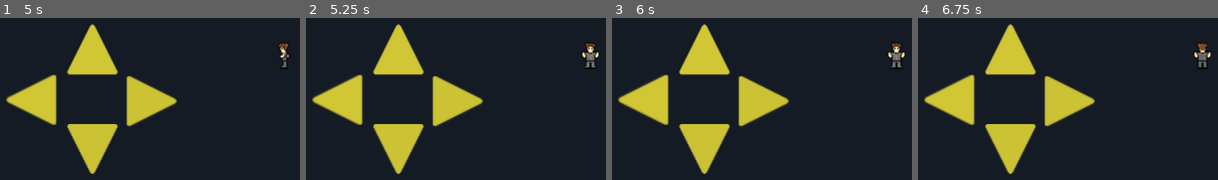
Above: before the commit, frames 1-4 (left to right).
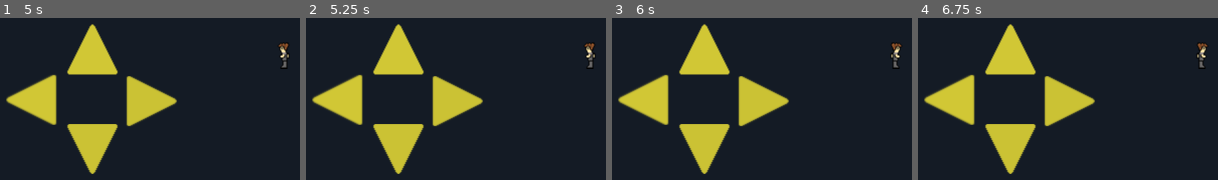
Above: after the commit, the same moments.

Repository: Car092/Godotio
Game: Godot game, scene res://troll.tscn
Same seed, same stepped clock (60 frames per second), same inputs: the game is played once before the commit and once after it. This scene is started directly instead of the project's main scene.
Inputs:
- Up to frame 1 (5 s): tap Enter at 0.5, 2, 3.5 s; hold Right (move_right) 0.53-1.28 s; tap Space at 1.25, 2.75, 4.25 s; hold Down (move_down) 1.28-2.03 s; hold Right (move_right) 2.03-2.78 s; hold Up (move_up) 2.78-3.53 s; hold Left (move_left) from 3.53 s (still down)
- Up to frame 2 (5.25 s): release Left (move_left) at 5.03 s; hold Down (move_down) from 5.03 s (still down)
- Up to frame 3 (6 s): release Down (move_down) at 5.78 s; hold Right (move_right) from 5.78 s (still down)
- Up to frame 4 (6.75 s): release Right (move_right) at 6.53 s; hold Up (move_up) from 6.53 s (still down)

Frame 1 is identical in both runs. In frame 2, 0.4% of the frame differs, in the area x 92-98%, y 15-32%; in frame 3, 0.4%; in frame 4, 0.4%.

Commit message:
refactoring arrow movement in troll.gd. Adding code for click navigation

Diff:
--- /dev/null
+++ b/AStar2d_diag.gd
@@ -0,0 +1,23 @@
+extends AStar2D
+
+
+# Declare member variables here. Examples:
+# var a = 2
+# var b = "text"
+
+
+# Called when the node enters the scene tree for the first time.
+func _ready():
+	pass # Replace with function body.
+
+func _compute_cost(from_id, to_id):
+	var from_point = get_point_position(from_id)
+	var to_point = get_point_position(to_id)
+	var distance = from_point.distance_to(to_point)
+	if distance > 32:
+		distance *= 1.5
+
+	return distance
+# Called every frame. 'delta' is the elapsed time since the previous frame.
+#func _process(delta):
+#	pass
--- /dev/null
+++ b/TileMap.gd
@@ -0,0 +1,71 @@
+extends TileMap
+
+var astar = load("res://AStar2d_diag.gd").new()
+# Declare member variables here. Examples:
+# var a = 2
+# var b = "text"
+
+
+# Called when the node enters the scene tree for the first time.
+func _ready():
+	var id = 0
+	for cell in get_used_cells():
+		astar.add_point(id, map_to_world(cell) + Vector2(16, 16))
+		id += 1
+	id = 0
+	for cell in get_used_cells():
+		var top_cell_coords = cell + Vector2(0, -1)
+		var top_cell_tile = get_cell(top_cell_coords[0], top_cell_coords[1])
+		var left_cell_coords = cell + Vector2(-1, 0)
+		var left_cell_tile = get_cell(left_cell_coords[0], left_cell_coords[1])
+		var bottom_cell_coords = cell + Vector2(0, 1)
+		var bottom_cell_tile = get_cell(bottom_cell_coords[0], bottom_cell_coords[1])
+		var right_cell_coords = cell + Vector2(1, 0)
+		var right_cell_tile = get_cell(right_cell_coords[0], right_cell_coords[1])
+		var top_left_cell_coords = cell + Vector2(-1, -1)
+		var top_left_cell_tile = get_cell(top_left_cell_coords[0], top_left_cell_coords[1])
+		var bottom_left_cell_coords = cell + Vector2(-1, 1)
+		var bottom_left_cell_tile = get_cell(bottom_left_cell_coords[0], bottom_cell_coords[1])
+		var top_right_cell_coords = cell + Vector2(1, -1)
+		var top_right_cell_tile = get_cell(top_right_cell_coords[0], top_right_cell_coords[1])
+		var bottom_right_cell_coords = cell + Vector2(1, 1)
+		var bottom_right_cell_tile = get_cell(bottom_right_cell_coords[0], bottom_right_cell_coords[1])
+
+		if(top_cell_tile > -1):
+			var top_point = astar.get_closest_point(map_to_world(top_cell_coords))
+			if top_point != id && top_point > -1:
+				astar.connect_points(id, top_point)
+		if(left_cell_tile > -1):
+			var left_point = astar.get_closest_point(map_to_world(left_cell_coords))
+			if left_point != id && left_point > -1:
+				astar.connect_points(id, left_point)
+		if(bottom_cell_tile > -1):
+			var bottom_point = astar.get_closest_point(map_to_world(bottom_cell_coords))
+			if bottom_point != id && bottom_point > -1:
+				astar.connect_points(id, bottom_point)
+		if(right_cell_tile > -1):
+			var right_point = astar.get_closest_point(map_to_world(right_cell_coords))
+			if right_point != id && right_point > -1:
+				astar.connect_points(id, right_point)
+		if(top_left_cell_tile > -1):
+			var top_left_point = astar.get_closest_point(map_to_world(top_left_cell_coords))
+			if top_left_point != id && top_left_point > -1:
+				astar.connect_points(id, top_left_point)
+		if(bottom_left_cell_tile > -1):
+			var bottom_left_point = astar.get_closest_point(map_to_world(bottom_left_cell_coords))
+			if bottom_left_point != id && bottom_left_point > -1:
+				astar.connect_points(id, bottom_left_point)
+		if(top_right_cell_tile > -1):
+			var top_right_point = astar.get_closest_point(map_to_world(top_right_cell_coords))
+			if top_right_point != id && top_right_point > -1:
+				astar.connect_points(id, top_right_point)
+		if(bottom_right_cell_tile > -1):
+			var bottom_right_point = astar.get_closest_point(map_to_world(bottom_right_cell_coords))
+			if bottom_right_point != id && bottom_right_point > -1:
+				astar.connect_points(id, bottom_right_point)
+
+		id += 1
+
+# Called every frame. 'delta' is the elapsed time since the previous frame.
+#func _process(delta):
+#	pass
--- a/dungeon.tres
+++ b/dungeon.tres
@@ -9,6 +9,7 @@
 points = PoolVector2Array( 32, 32, 0, 32, 0, 0, 32, 0 )
 
 [resource]
+resource_local_to_scene = true
 0/name = "grass1.png 0"
 0/texture = ExtResource( 1 )
 0/tex_offset = Vector2( 0, 0 )
--- a/dungeon.tscn
+++ b/dungeon.tscn
@@ -1,23 +1,23 @@
-[gd_scene load_steps=5 format=2]
+[gd_scene load_steps=6 format=2]
 
 [ext_resource path="res://dungeon.tres" type="TileSet" id=1]
 [ext_resource path="res://sprites/caliz.png" type="Texture" id=2]
 [ext_resource path="res://sprites/rat32r.png" type="Texture" id=3]
+[ext_resource path="res://TileMap.gd" type="Script" id=4]
 
 [sub_resource type="RectangleShape2D" id=1]
 extents = Vector2( 8.26465, 7.98593 )
 
 [node name="Dungeon" type="Node2D"]
-position = Vector2( 392.443, 129.479 )
-
-[node name="Players" type="Node" parent="."]
 
 [node name="TileMap" type="TileMap" parent="."]
-position = Vector2( -222.096, 96.2001 )
 tile_set = ExtResource( 1 )
 cell_size = Vector2( 32, 32 )
 format = 1
 tile_data = PoolIntArray( -393214, 4, 0, -393213, 4, 0, -327679, 4, 0, -327678, 4, 0, -327677, 4, 0, -327676, 4, 0, -32 …(1115 unchanged characters)…
+script = ExtResource( 4 )
+
+[node name="Players" type="Node" parent="."]
 
 [node name="SpawnPoints" type="Node2D" parent="."]
 
@@ -25,8 +25,10 @@
 position = Vector2( 16, 16 )
 
 [node name="Stuff" type="Node2D" parent="."]
+position = Vector2( 93.2342, 2.51984 )
 
 [node name="Torch" type="StaticBody2D" parent="Stuff"]
+position = Vector2( 32.128, -97.6439 )
 
 [node name="CollisionShape2D" type="CollisionShape2D" parent="Stuff/Torch"]
 position = Vector2( -46.3791, -16.0543 )
--- a/project.godot
+++ b/project.godot
@@ -8,14 +8,9 @@
 
 config_version=4
 
-_global_script_classes=[ {
-"base": "",
-"class": "GitAPI",
-"language": "NativeScript",
-"path": "res://git_api.gdns"
-} ]
+_global_script_classes=[  ]
 _global_script_class_icons={
-"GitAPI": ""
+
 }
 
 [application]
@@ -41,7 +36,7 @@
 
 [gdnative]
 
-singletons=[ "res://git_api.gdnlib" ]
+singletons=[  ]
 
 [image_loader]
 
@@ -102,6 +97,11 @@
 "events": [ Object(InputEventKey,"resource_local_to_scene":false,"resource_name":"","device":0,"alt":false,"shift":false,"control":false,"meta":false,"command":false,"pressed":false,"scancode":67,"unicode":0,"echo":false,"script":null)
  ]
 }
+click={
+"deadzone": 0.5,
+"events": [ Object(InputEventMouseButton,"resource_local_to_scene":false,"resource_name":"","device":0,"alt":false,"shift":false,"control":false,"meta":false,"command":false,"button_mask":0,"position":Vector2( 0, 0 ),"global_position":Vector2( 0, 0 ),"factor":1.0,"button_index":1,"pressed":false,"doubleclick":false,"script":null)
+ ]
+}
 
 [rasterizer]
 
--- a/troll.gd
+++ b/troll.gd
@@ -10,12 +10,17 @@
 var walkUpSprite = null
 var walkRightSprite = null
 
+var tile_map
+var point_path
+var virtual_position
+
 func _ready():
 	walkDownSprite = get_node("WalkDown")
 	walkLeftSprite = get_node("WalkLeft")
 	walkUpSprite = get_node("WalkUp")
 	walkRightSprite = get_node("WalkRight")
 	lastWalkSprite = walkDownSprite
+	tile_map = $"../../TileMap"
 	if get_tree().get_network_unique_id() == int(get_name()):
 		$Controls.show()
 		$Camera2D.current = true
@@ -42,13 +47,8 @@
 	self.movingDirection = Vector2()
 	self.position = self.virtualPosition
 
-func _physics_process(_delta):
+func _process(_delta):
 	if is_network_master():
-		var motion = Vector2()
-
-		if reachedVirtualPosition() && movingDirection:
-			stopMoving()
-
 		if movingDirection == Vector2(0, 0):
 			if gamestate.get_player_input_action(get_name()) == "move_right":
 				movingDirection = Vector2(1, 0)
@@ -67,42 +67,6 @@
 				virtualPosition.y = position.y + TILE_SIZE
 				virtualPosition.x = position.x
 
-		motion = movingDirection * MOTION_SPEED * _delta
-
-		walkDownSprite.visible = false
-		walkLeftSprite.visible = false
-		walkRightSprite.visible = false
-		walkUpSprite.visible = false
-
-		if lastWalkSprite != null:
-			lastWalkSprite.visible = true
-
-		if move_and_collide(motion, true, true, true):
-			virtualPosition = position
-			movingDirection = Vector2()
-			motion = Vector2()
-
-		if movingDirection.x == 1:
-			walkRightSprite.visible = true
-			lastWalkSprite = walkRightSprite
-		if movingDirection.x == -1:
-			walkLeftSprite.visible = true
-			lastWalkSprite = walkLeftSprite
-		if movingDirection.y == 1:
-			walkDownSprite.visible = true
-			lastWalkSprite = walkDownSprite
-		if movingDirection.y == -1:
-			walkUpSprite.visible = true
-			lastWalkSprite = walkUpSprite
-
-		if motion:
-			#warning-ignore:return_value_discarded
-			move_and_collide(motion)
-
-		gamestate.set_player_position(get_name(), self.position)
-		gamestate.set_player_moving_direction(get_name(), self.movingDirection)
-		gamestate.set_player_virtual_pos(get_name(), self.virtualPosition)
-
 	elif get_tree().get_network_unique_id() == int(get_name()):
 		if Input.get_action_strength("move_right") || Input.get_action_strength("move_right_mobile"):
 			gamestate.rpc_id(1, "set_player_input", "move_right")
@@ -115,8 +79,52 @@
 		else:
 			gamestate.rpc_id(1, "set_player_input", "")
 
+		if movingDirection == Vector2(0, 0):
+			if Input.get_action_strength("move_right") || Input.get_action_strength("move_right_mobile"):
+				movingDirection = Vector2(1, 0)
+				virtualPosition.x = position.x + TILE_SIZE
+				virtualPosition.y = position.y
+			if Input.get_action_strength("move_left") || Input.get_action_strength("move_left_mobile"):
+				movingDirection = Vector2(-1, 0)
+				virtualPosition.x = position.x - TILE_SIZE
+				virtualPosition.y = position.y
+			if Input.get_action_strength("move_up") || Input.get_action_strength("move_up_mobile"):
+				movingDirection = Vector2(0, -1)
+				virtualPosition.y = position.y - TILE_SIZE
+				virtualPosition.x = position.x
+			if Input.get_action_strength("move_down") || Input.get_action_strength("move_down_mobile"):
+				movingDirection = Vector2(0, 1)
+				virtualPosition.y = position.y + TILE_SIZE
+				virtualPosition.x = position.x
+
+func _physics_process(_delta):
+	if is_network_master():
+		var motion = Vector2()
+
+		if reachedVirtualPosition() && movingDirection:
+			stopMoving()
+
+		motion = movingDirection * MOTION_SPEED * _delta
+
+		reset_sprites()
+
+		if move_and_collide(motion, true, true, true):
+			virtualPosition = position
+			movingDirection = Vector2()
+			motion = Vector2()
+
+		set_sprite_direction()
+
+		if motion:
+			#warning-ignore:return_value_discarded
+			move_and_collide(motion)
+
+		gamestate.set_player_position(get_name(), self.position)
+		gamestate.set_player_moving_direction(get_name(), self.movingDirection)
+		gamestate.set_player_virtual_pos(get_name(), self.virtualPosition)
+
+	elif get_tree().get_network_unique_id() == int(get_name()):
 		move_local(_delta)
-
 	else:
 		update_others()
 
@@ -129,26 +137,26 @@
 	if reachedVirtualPosition() && movingDirection:
 		stopMoving()
 
-	if movingDirection == Vector2(0, 0):
-		if Input.get_action_strength("move_right") || Input.get_action_strength("move_right_mobile"):
-			movingDirection = Vector2(1, 0)
-			virtualPosition.x = position.x + TILE_SIZE
-			virtualPosition.y = position.y
-		if Input.get_action_strength("move_left") || Input.get_action_strength("move_left_mobile"):
-			movingDirection = Vector2(-1, 0)
-			virtualPosition.x = position.x - TILE_SIZE
-			virtualPosition.y = position.y
-		if Input.get_action_strength("move_up") || Input.get_action_strength("move_up_mobile"):
-			movingDirection = Vector2(0, -1)
-			virtualPosition.y = position.y - TILE_SIZE
-			virtualPosition.x = position.x
-		if Input.get_action_strength("move_down") || Input.get_action_strength("move_down_mobile"):
-			movingDirection = Vector2(0, 1)
-			virtualPosition.y = position.y + TILE_SIZE
-			virtualPosition.x = position.x
-
 	motion = movingDirection * MOTION_SPEED * _delta
 
+	reset_sprites()
+
+	if move_and_collide(motion, true, true, true):
+		virtualPosition = position
+		movingDirection = Vector2()
+		motion = Vector2()
+
+	set_sprite_direction()
+
+	if motion:
+		#warning-ignore:return_value_discarded
+		move_and_collide(motion)
+
+func update_others():
+	reset_sprites()
+	set_sprite_direction()
+
+func reset_sprites():
 	walkDownSprite.visible = false
 	walkLeftSprite.visible = false
 	walkRightSprite.visible = false
@@ -157,11 +165,7 @@
 	if lastWalkSprite != null:
 		lastWalkSprite.visible = true
 
-	if move_and_collide(motion, true, true, true):
-		virtualPosition = position
-		movingDirection = Vector2()
-		motion = Vector2()
-
+func set_sprite_direction():
 	if movingDirection.x == 1:
 		walkRightSprite.visible = true
 		lastWalkSprite = walkRightSprite
@@ -174,29 +178,3 @@
 	if movingDirection.y == -1:
 		walkUpSprite.visible = true
 		lastWalkSprite = walkUpSprite
-
-	if motion:
-		#warning-ignore:return_value_discarded
-		move_and_collide(motion)
-
-func update_others():
-	walkDownSprite.visible = false
-	walkLeftSprite.visible = false
-	walkRightSprite.visible = false
-	walkUpSprite.visible = false
-
-	if lastWalkSprite != null:
-		lastWalkSprite.visible = true
-
-	if movingDirection.x == 1:
-		walkRightSprite.visible = true
-		lastWalkSprite = walkRightSprite
-	if movingDirection.x == -1:
-		walkLeftSprite.visible = true
-		lastWalkSprite = walkLeftSprite
-	if movingDirection.y == 1:
-		walkDownSprite.visible = true
-		lastWalkSprite = walkDownSprite
-	if movingDirection.y == -1:
-		walkUpSprite.visible = true
-		lastWalkSprite = walkUpSprite
